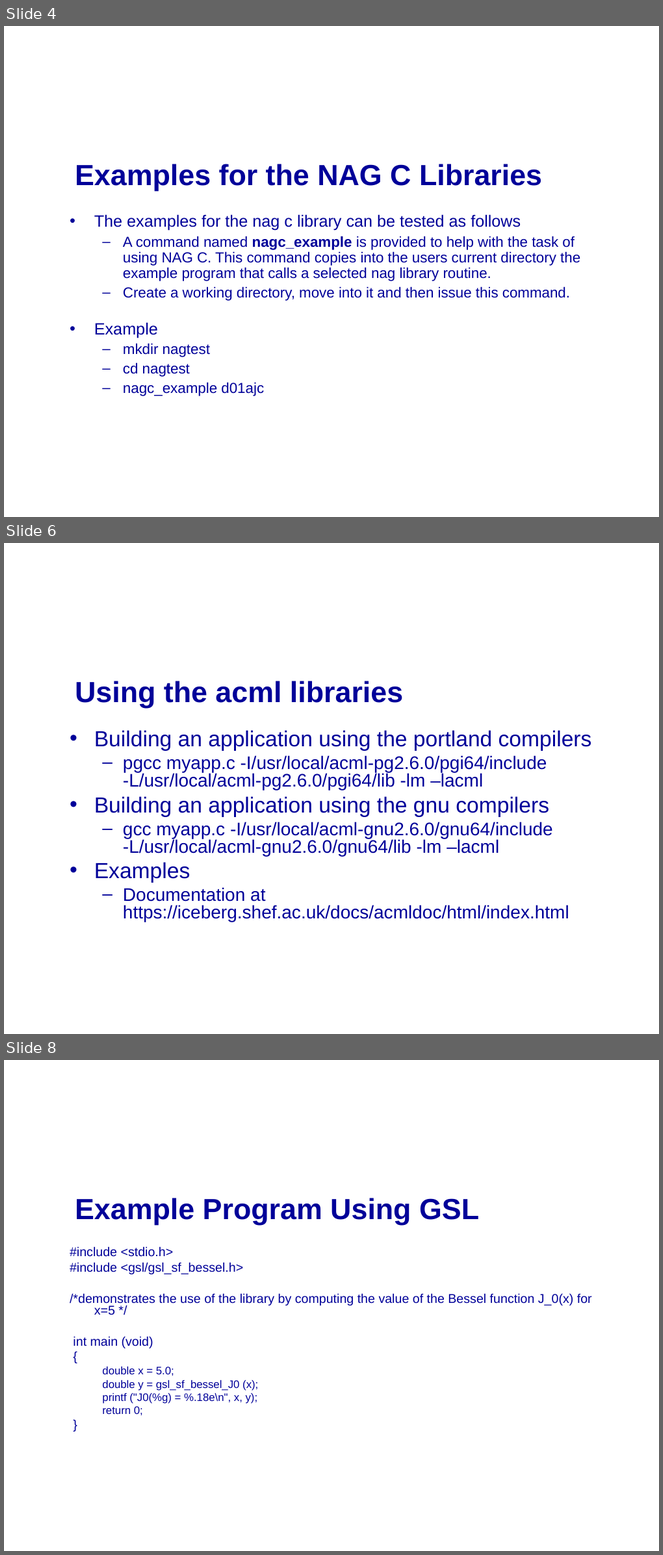
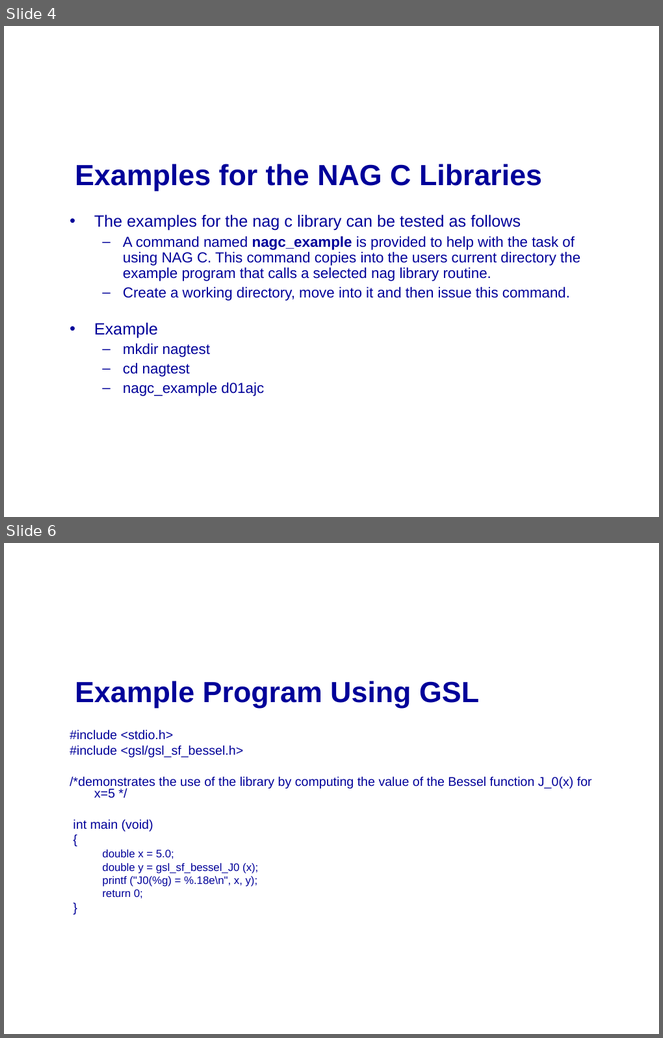
Before and after one commit to mikeg64/iome, a slide deck: src/examples/course/c/presentation/IntrotoC4.ppt. Shown one above the other, each under a label of ours: slides 4, 6 and 8 before the commit, slides 4 and 6 after it; the slides between them are not shown. The pictures are 663x1555 and 663x1038 pixels, drawn with LibreOffice and Linux fonts; fonts in the diff are those of the drawing; background and template pictures are left out. Boxes give left, top, right and bottom in pixels: in the first picture for what was removed or moved away, otherwise in the second. Text is boxed around its words. In the diff, an @@ line names an element or a change of style, - is before the commit and + after.

Commit message:
numerov_partialwave.c modified to illustrate use of NAG and GSL libraries. Compiled program now runs but there is a zero error. Further validation required

```diff
--- a/src/examples/course/c/presentation/IntrotoC4.ppt
+++ b/src/examples/course/c/presentation/IntrotoC4.ppt
@@ slide 6 removed at box(4, 543, 659, 1034), background picture (left out) @@
@@ title removed at box(75, 681, 403, 708) @@
-Using the acml libraries
@@ text removed at box(94, 730, 592, 922) @@
-• Building an application using the portland compilers
-  – pgcc myapp.c -I/usr/local/acml-pg2.6.0/pgi64/include -L/usr/local/acml-pg2.6.0/pgi64/lib -lm –lacml
-• Building an application using the gnu compilers
-  – gcc myapp.c -I/usr/local/acml-gnu2.6.0/gnu64/include -L/usr/local/acml-gnu2.6.0/gnu64/lib -lm –lacml
-• Examples
-  – Documentation at https://iceberg.shef.ac.uk/docs/acmldoc/html/index.html
@@ what was slide 8 is now slide 6 @@
```
Also in this commit, not shown: 4 slides changed, 1 slide added, 1 other slide removed, 3 other files.
